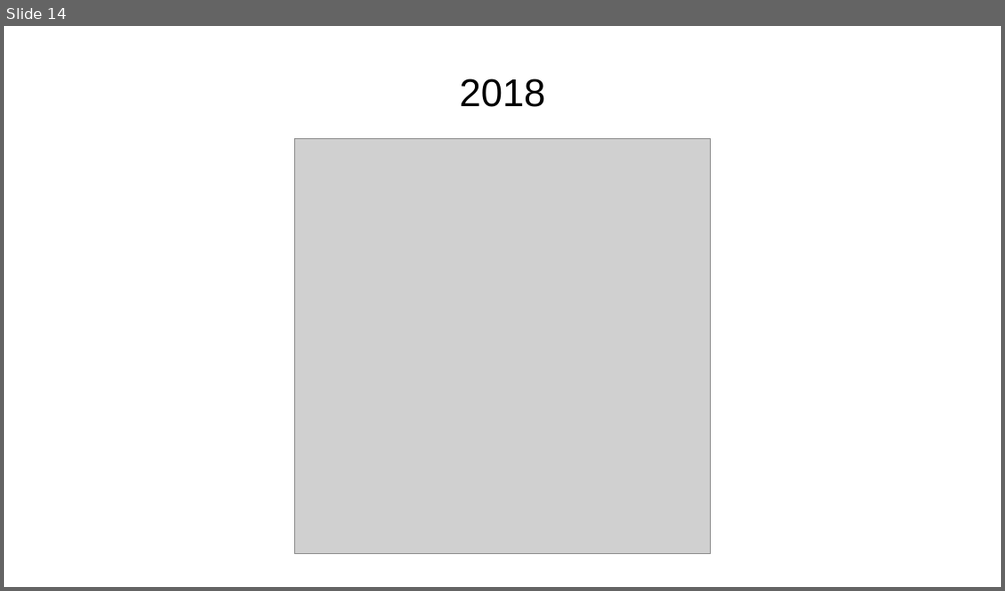
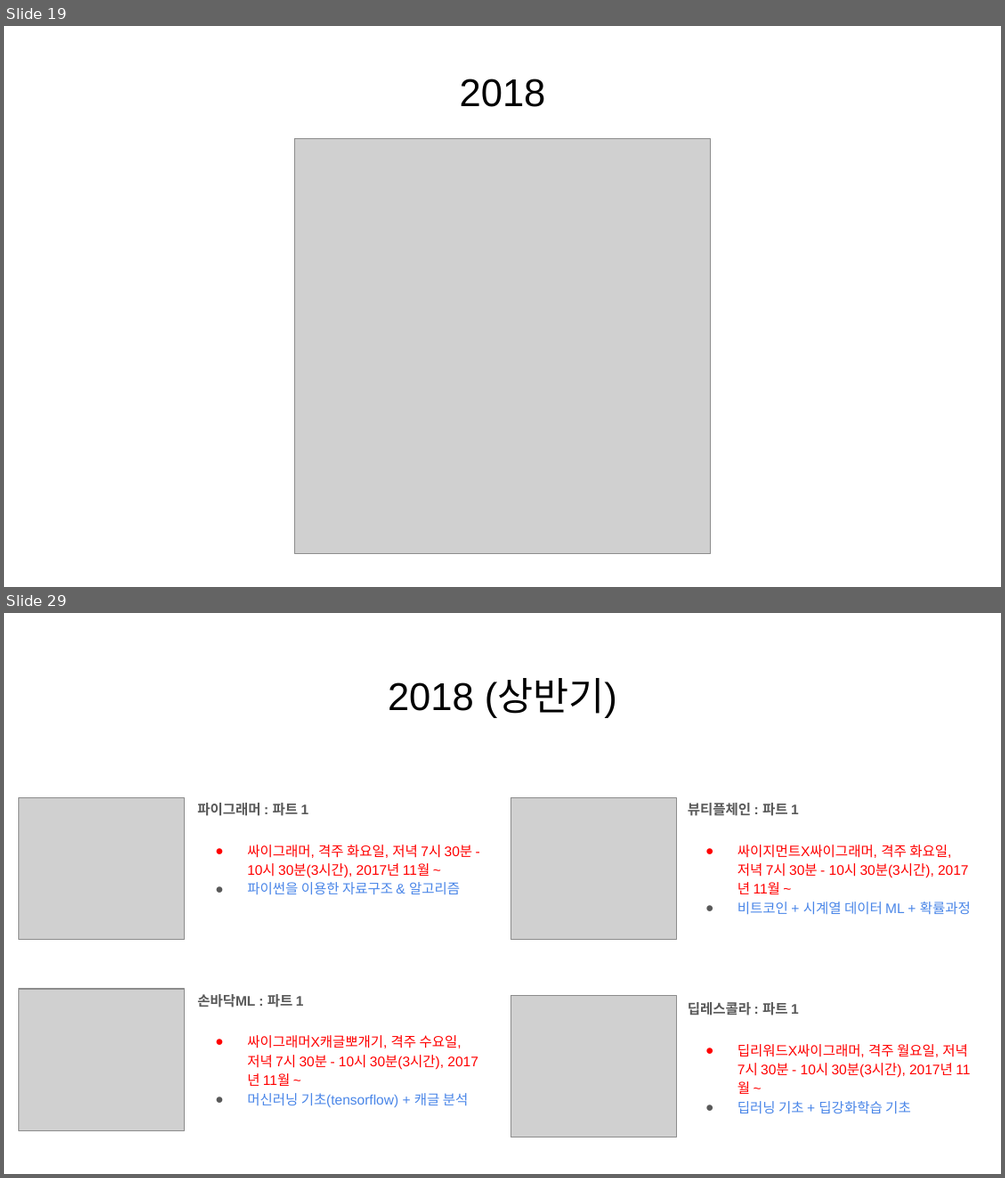
Before and after one commit to KaggleBreak/studybreak, a slide deck: 2017/presentation/study/싸이그래머_소개_스터디뽀개기2017.pptx. Shown one above the other, each under a label of ours: slide 14 before the commit, slides 19 and 29 after it; the slides between them are not shown. The pictures are 1005x591 and 1005x1178 pixels, drawn with LibreOffice and Linux fonts; fonts in the diff are those of the drawing; grey boxes stand for pictures. Boxes give left, top, right and bottom in pixels: in the first picture for what was removed or moved away, otherwise in the second. Text is boxed around its words. In the diff, an @@ line names an element or a change of style, - is before the commit and + after.

```diff
--- a/2017/presentation/study/싸이그래머_소개_스터디뽀개기2017.pptx
+++ b/2017/presentation/study/싸이그래머_소개_스터디뽀개기2017.pptx
@@ slide 29 added at (4, 613, 1001, 1174), background #FFFFFF @@
@@ title added at (388, 679, 617, 718), 28 pt, text #000000 @@
+2018 (상반기)
@@ picture added at (19, 797, 185, 939) @@
@@ picture added at (510, 797, 676, 939) @@
@@ text added at (197, 803, 473, 895), 10 pt, text #FF0000 @@
+파이그래머 : 파트 1
+● 싸이그래머, 격주 화요일, 저녁 7시 30분 - 10시 30분(3시간), 2017년 11월 ~
+● 파이썬을 이용한 자료구조 & 알고리즘
@@ text added at (688, 803, 971, 915), 10 pt, text #FF0000 @@
+뷰티플체인 : 파트 1
+● 싸이지먼트X싸이그래머, 격주 화요일, 저녁 7시 30분 - 10시 30분(3시간), 2017년 11월 ~
+● 비트코인 + 시계열 데이터 ML + 확률과정
@@ picture added at (19, 989, 185, 1130) @@
@@ text added at (197, 994, 469, 1107), 10 pt, text #FF0000 @@
+손바닥ML : 파트 1
+● 싸이그래머X캐글뽀개기, 격주 수요일, 저녁 7시 30분 - 10시 30분(3시간), 2017년 11월 ~
+● 머신러닝 기초(tensorflow) + 캐글 분석
@@ picture added at (510, 995, 676, 1136) @@
@@ text added at (688, 1002, 968, 1113), 10 pt, text #FF0000 @@
+딥레스콜라 : 파트 1
+● 딥리워드X싸이그래머, 격주 월요일, 저녁 7시 30분 - 10시 30분(3시간), 2017년 11월 ~
+● 딥러닝 기초 + 딥강화학습 기초
@@ what was slide 14 is now slide 19 @@
```
Also in this commit, not shown: 4 slides changed, 15 other slides added, 7 other files.
